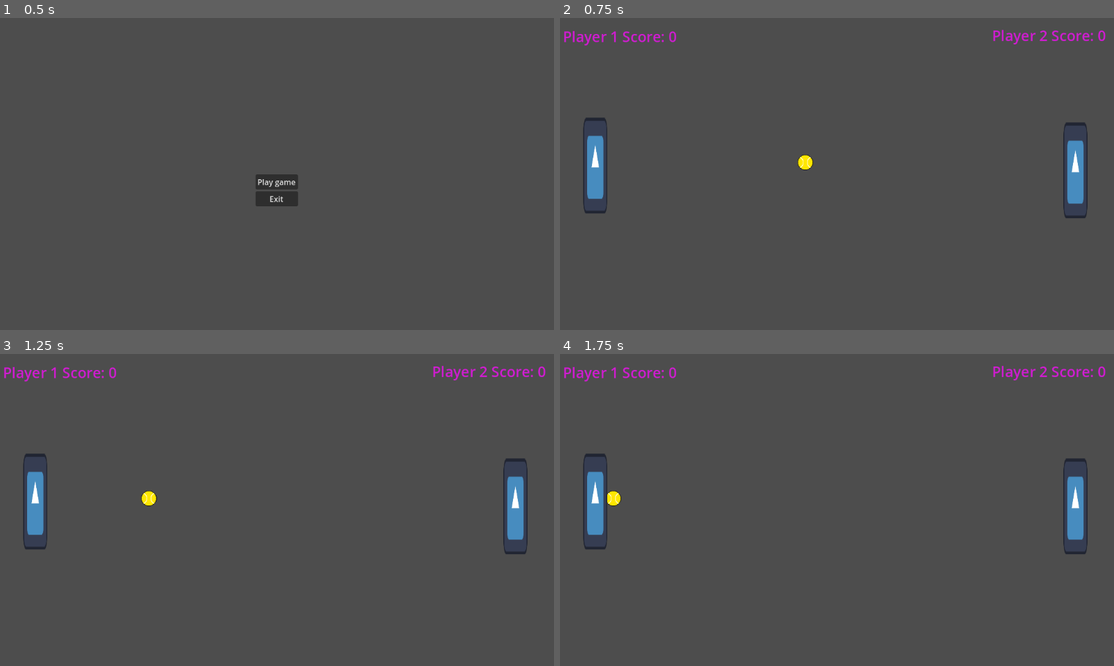
Above: before the commit, frames 1-4 (two rows, left to right).
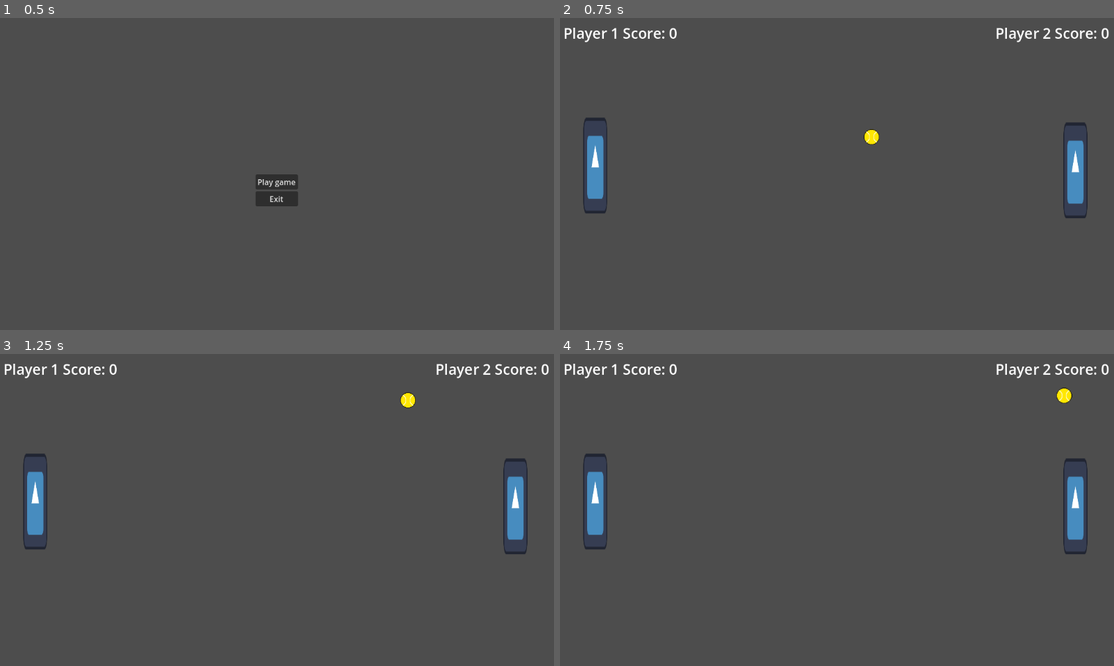
Above: after the commit, the same moments.

Repository: Ejhilton/ping_pong_godot
Game: Godot game, scene res://scenes/main_menu.tscn
The game is run twice, just before and just after one commit, with the same random seed, the same clock (stepped at 60 frames per second) and the same inputs. The engine's default icon, where the game draws it, is replaced by a stand-in: a white triangle on a blue panel in a dark square.
Inputs:
- Up to frame 1 (0.5 s): no input
- Up to frame 2 (0.75 s): click "Play game" at 0.5 s
- Up to frame 3 (1.25 s): no input
- Up to frame 4 (1.75 s): no input

Frame 1 is identical in both runs. In frame 2, 1.2% of the frame differs, in the area x 0-100%, y 3-49%; in frame 3, 1.2%; in frame 4, 1.2%.

Commit message:
added better score ui

Diff:
--- /dev/null
+++ b/scenes/in_game_ui.tscn
@@ -0,0 +1,34 @@
+[gd_scene load_steps=2 format=3 uid="uid://bku1x2gdok4av"]
+
+[ext_resource type="PackedScene" uid="uid://dvlsr6rtp8c60" path="res://scenes/score_label.tscn" id="1_7d172"]
+
+[node name="in_game_ui" type="Control"]
+layout_mode = 3
+anchors_preset = 15
+anchor_right = 1.0
+anchor_bottom = 1.0
+grow_horizontal = 2
+grow_vertical = 2
+
+[node name="CanvasLayer" type="CanvasLayer" parent="."]
+
+[node name="MarginContainer" type="MarginContainer" parent="CanvasLayer"]
+offset_right = 1159.0
+offset_bottom = 62.0
+theme_override_constants/margin_left = 10
+theme_override_constants/margin_top = 10
+theme_override_constants/margin_right = 10
+theme_override_constants/margin_bottom = 10
+
+[node name="GridContainer" type="GridContainer" parent="CanvasLayer/MarginContainer"]
+layout_mode = 2
+theme_override_constants/h_separation = 660
+columns = 2
+
+[node name="ScoreLabel" parent="CanvasLayer/MarginContainer/GridContainer" instance=ExtResource("1_7d172")]
+unique_name_in_owner = true
+layout_mode = 2
+
+[node name="ScoreLabel2" parent="CanvasLayer/MarginContainer/GridContainer" instance=ExtResource("1_7d172")]
+unique_name_in_owner = true
+layout_mode = 2
--- a/scenes/main_game.tscn
+++ b/scenes/main_game.tscn
@@ -1,7 +1,7 @@
 [gd_scene load_steps=7 format=3 uid="uid://cf7tptnopp3vl"]
 
 [ext_resource type="Script" path="res://scripts/game_manager.gd" id="1_4dfp1"]
-[ext_resource type="PackedScene" uid="uid://dvlsr6rtp8c60" path="res://scenes/score_label.tscn" id="2_tvh62"]
+[ext_resource type="PackedScene" uid="uid://bku1x2gdok4av" path="res://scenes/in_game_ui.tscn" id="2_35usd"]
 [ext_resource type="PackedScene" uid="uid://bikqndv88s0nt" path="res://scenes/ball.tscn" id="3_3833o"]
 [ext_resource type="PackedScene" uid="uid://xhf51wpw0olb" path="res://scenes/point_zone.tscn" id="4_0r1xf"]
 [ext_resource type="PackedScene" uid="uid://ca65x4lj1f7h" path="res://scenes/player.tscn" id="5_jm74v"]
@@ -13,18 +13,7 @@
 unique_name_in_owner = true
 script = ExtResource("1_4dfp1")
 
-[node name="ScoreLabel" parent="GameManager" instance=ExtResource("2_tvh62")]
-offset_left = 35.0
-offset_top = 2.0
-offset_right = -933.0
-offset_bottom = -573.0
-text = "Player 1:  0"
-
-[node name="ScoreLabel2" parent="GameManager" instance=ExtResource("2_tvh62")]
-offset_left = 925.0
-offset_right = -43.0
-offset_bottom = -575.0
-text = "Player 2:  0"
+[node name="in_game_ui" parent="GameManager" instance=ExtResource("2_35usd")]
 
 [node name="ball" parent="." instance=ExtResource("3_3833o")]
 unique_name_in_owner = true
@@ -60,3 +49,5 @@
 position = Vector2(570, 651)
 
 [node name="labels" type="Node" parent="."]
+
+[node name="CanvasLayer" type="CanvasLayer" parent="."]
--- a/scenes/score_label.tscn
+++ b/scenes/score_label.tscn
@@ -2,7 +2,6 @@
 
 [sub_resource type="LabelSettings" id="LabelSettings_gmdwj"]
 font_size = 30
-font_color = Color(0.819584, 0.109838, 0.823581, 1)
 
 [node name="ScoreLabel" type="Label"]
 z_index = 5
@@ -11,7 +10,7 @@
 anchor_bottom = 1.0
 grow_horizontal = 2
 grow_vertical = 2
-text = "Player X: score"
+text = "Player 1 Score: "
 label_settings = SubResource("LabelSettings_gmdwj")
 horizontal_alignment = 1
 vertical_alignment = 1
--- a/scripts/ball.gd
+++ b/scripts/ball.gd
@@ -1,4 +1,11 @@
 extends RigidBody2D
+
+
+var minXForce = 100
+var maxXForce = 200
+
+var minYForce = 5
+var maxYForce = 30
 
 var startForce = Vector2(-100,0)
 var angleScaler = 10
@@ -6,6 +13,7 @@
 
 # Called when the node enters the scene tree for the first time.
 func _ready():
+	startForce = self.generate_random_force()
 	position = global_settings.ball_start_position
 	linear_velocity += startForce
 
@@ -31,3 +39,15 @@
 		linear_velocity.x = -constantXSpeed
 	else:
 		linear_velocity.x = constantXSpeed
+
+func generate_random_force():
+	var randomXForce = randi() % (maxXForce - minXForce + 1) + minXForce
+	var randomYForce = randi() % (maxYForce - minYForce + 1) + minYForce
+
+	if randf() < 0.5:
+		randomXForce = -randomXForce
+
+	if randf() < 0.5:
+		randomYForce = -randomXForce
+
+	return Vector2(randomXForce, randomYForce)
--- a/scripts/game_manager.gd
+++ b/scripts/game_manager.gd
@@ -1,7 +1,8 @@
 extends Node
 
-@onready var score_label = $ScoreLabel
-@onready var score_label_2 = $ScoreLabel2
+@onready var in_game_ui = $in_game_ui
+@onready var score_label = $in_game_ui/%ScoreLabel
+@onready var score_label_2 = $in_game_ui/%ScoreLabel2
 @onready var player_1 = %player1
 @onready var player_2 = %player2
 @onready var ball = %ball
@@ -24,3 +25,4 @@
 	player_1.position = global_settings.p1_start_position
 	player_2.position = global_settings.p2_start_position
 	ball.position = global_settings.ball_start_position
+	ball.linear_velocity = ball.generate_random_force()
